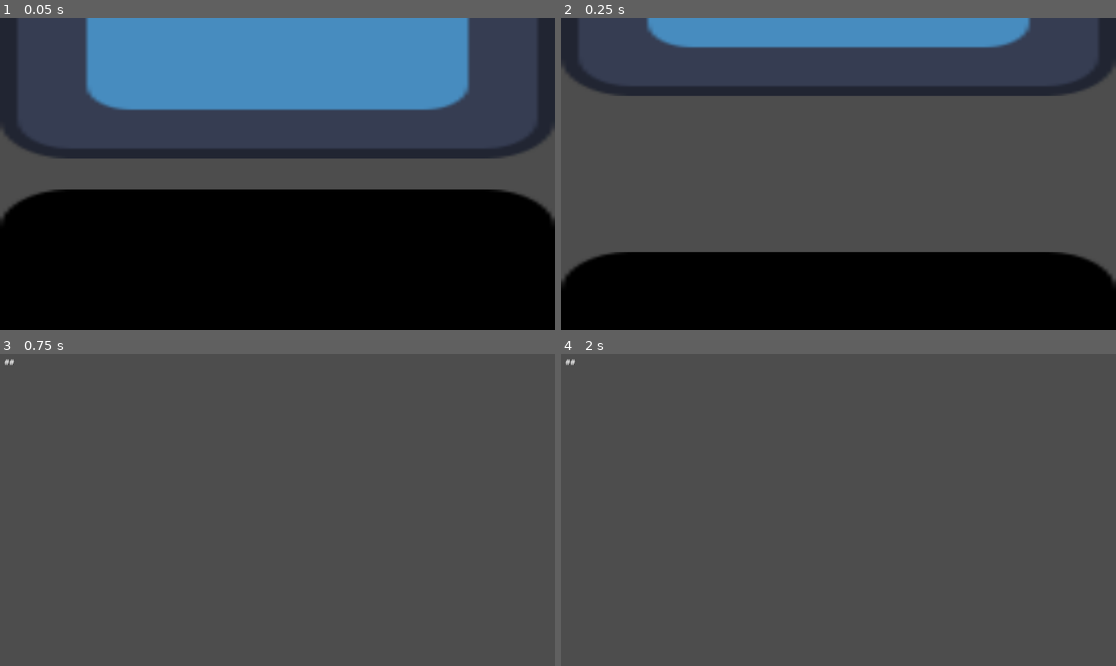
Above: before the commit, frames 1-4 (two rows, left to right).
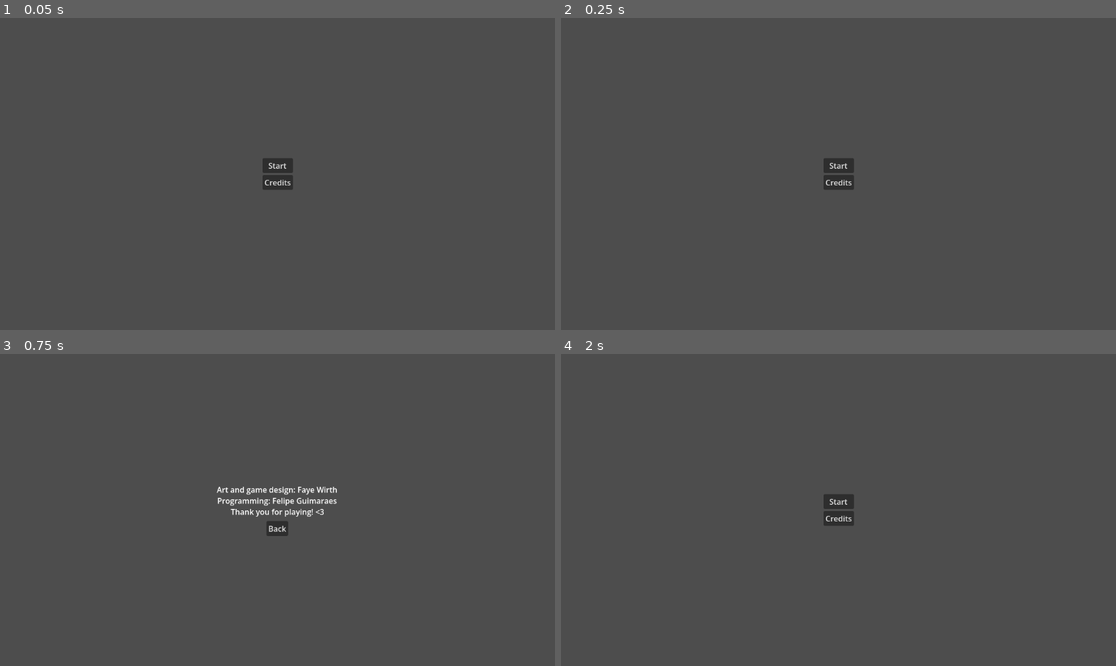
Above: after the commit, the same moments.

Repository: guimafelipe/hidenseek
Game: Godot game, scene res://Scenes/main_menu.tscn
Same seed, same stepped clock (60 frames per second), same inputs: the game is played once before the commit and once after it. Before the commit the project starts from res://Scenes/level.tscn. The engine's default icon, where the game draws it, is replaced by a stand-in: a white triangle on a blue panel in a dark square.
Inputs (mouse positions are in pixels of both pictures, inside the frame that each line leads up to):
- Up to frame 1 (0.05 s): no input
- Up to frame 2 (0.25 s): no input
- Up to frame 3 (0.75 s): click (277, 519) at 0.5 s, where only the run after the commit has a clickable "Credits"
- Up to frame 4 (2 s): click (838, 528) at 1.25 s, where only the run after the commit has a clickable "Back"

The runs differ from the first frame. In frame 1, 71% of the frame differs, in the area x 0-100%, y 0-100%; in frame 2, 36%; in frame 3, 0.8%; in frame 4, 0.5%.

Commit message:
Credits and scene changing

Diff:
--- /dev/null
+++ b/Scenes/credits.gd
@@ -0,0 +1,15 @@
+extends Control
+
+
+# Called when the node enters the scene tree for the first time.
+func _ready() -> void:
+	pass # Replace with function body.
+
+
+# Called every frame. 'delta' is the elapsed time since the previous frame.
+func _process(delta: float) -> void:
+	pass
+
+
+func _on_back_button_pressed() -> void:
+	get_tree().change_scene_to_file("res://Scenes/main_menu.tscn")
--- /dev/null
+++ b/Scenes/credits.tscn
@@ -0,0 +1,47 @@
+[gd_scene format=3 uid="uid://bvq4mbe065pxg"]
+
+[ext_resource type="Script" uid="uid://yufy7w3td5k3" path="res://Scenes/credits.gd" id="1_r18jl"]
+
+[node name="Credits" type="Control" unique_id=915386014]
+layout_mode = 3
+anchors_preset = 15
+anchor_right = 1.0
+anchor_bottom = 1.0
+grow_horizontal = 2
+grow_vertical = 2
+script = ExtResource("1_r18jl")
+
+[node name="MarginContainer" type="MarginContainer" parent="." unique_id=391634225]
+layout_mode = 1
+anchors_preset = 15
+anchor_right = 1.0
+anchor_bottom = 1.0
+grow_horizontal = 2
+grow_vertical = 2
+theme_override_constants/margin_left = 30
+theme_override_constants/margin_top = 30
+theme_override_constants/margin_right = 30
+theme_override_constants/margin_bottom = 30
+
+[node name="VBoxContainer" type="VBoxContainer" parent="MarginContainer" unique_id=1845635672]
+layout_mode = 2
+theme_override_constants/separation = 8
+alignment = 1
+
+[node name="CreditsText" type="RichTextLabel" parent="MarginContainer/VBoxContainer" unique_id=1503953144]
+clip_contents = false
+layout_mode = 2
+text = "Art and game design: Faye Wirth
+Programming: Felipe Guimaraes
+Thank you for playing! <3"
+fit_content = true
+scroll_active = false
+horizontal_alignment = 1
+
+[node name="BackButton" type="Button" parent="MarginContainer/VBoxContainer" unique_id=34748294]
+layout_mode = 2
+size_flags_horizontal = 4
+size_flags_vertical = 4
+text = "Back"
+
+[connection signal="pressed" from="MarginContainer/VBoxContainer/BackButton" to="." method="_on_back_button_pressed"]
--- a/Scenes/devil.gd
+++ b/Scenes/devil.gd
@@ -5,7 +5,6 @@
 # Called when the node enters the scene tree for the first time.
 func _ready() -> void:
 	pass # Replace with function body.
-
 
 # Called every frame. 'delta' is the elapsed time since the previous frame.
 func _process(delta: float) -> void:
--- /dev/null
+++ b/Scenes/devil.tscn
@@ -0,0 +1,6 @@
+[gd_scene format=3 uid="uid://brr661jipartu"]
+
+[ext_resource type="Script" uid="uid://b6powxgm72okf" path="res://Scenes/devil.gd" id="1_ct0k0"]
+
+[node name="Devil" type="Node2D" unique_id=1994970345]
+script = ExtResource("1_ct0k0")
--- a/Scenes/eyes_animation.gd
+++ b/Scenes/eyes_animation.gd
@@ -9,6 +9,15 @@
 	var scale_y = height/eyelid.texture.get_height()
 	eyelid.scale = Vector2(scale_x, scale_y)
 	print(eyelid.scale)
+
+func close_eyes() -> void:
+	var viewport_rect = get_viewport_rect()
+	var screen_height = viewport_rect.size.y
+
+	var upper_tween = self.create_tween()
+	var lower_tween = self.create_tween()
+	lower_tween.tween_property(lower_lid, "global_position", Vector2(0,screen_height), BLINK_DURATION)
+	upper_tween.tween_property(upper_lid, "global_position", Vector2(0,0), BLINK_DURATION)
 
 # Called when the node enters the scene tree for the first time.
 func _ready() -> void:
--- a/Scenes/level.tscn
+++ b/Scenes/level.tscn
@@ -1,11 +1,12 @@
 [gd_scene format=3 uid="uid://dexe21ystudex"]
 
-[ext_resource type="Script" uid="uid://b6powxgm72okf" path="res://Scenes/devil.gd" id="1_tumq0"]
+[ext_resource type="Script" uid="uid://c1qsu2nl24ytx" path="res://Scenes/level_manager.gd" id="1_81xng"]
 [ext_resource type="Script" uid="uid://dxmux6u37jch8" path="res://Scenes/eyes_animation.gd" id="2_81xng"]
 [ext_resource type="Texture2D" uid="uid://c6cmnvhrgoc0i" path="res://icon.svg" id="2_k5f4k"]
-[ext_resource type="Script" uid="uid://b700a7gp6qq64" path="res://Scenes/eyelid.gd" id="4_wqkje"]
+[ext_resource type="PackedScene" uid="uid://brr661jipartu" path="res://Scenes/devil.tscn" id="2_wqkje"]
 
 [node name="Level" type="Node2D" unique_id=1649889972]
+script = ExtResource("1_81xng")
 
 [node name="LvlNumber" type="Label" parent="." unique_id=915576122]
 offset_left = 9.0
@@ -16,9 +17,8 @@
 
 [node name="Background" type="Sprite2D" parent="." unique_id=271692418]
 
-[node name="Devil" type="Node2D" parent="." unique_id=652921443]
+[node name="Devil" parent="." unique_id=1994970345 instance=ExtResource("2_wqkje")]
 position = Vector2(674, 335)
-script = ExtResource("1_tumq0")
 
 [node name="EyesAnimation" type="Node2D" parent="." unique_id=1384674716]
 script = ExtResource("2_81xng")
@@ -27,11 +27,9 @@
 texture = ExtResource("2_k5f4k")
 centered = false
 offset = Vector2(0, 128)
-script = ExtResource("4_wqkje")
 
 [node name="LowerLid" type="Sprite2D" parent="EyesAnimation" unique_id=2113645726]
 modulate = Color(0, 0, 0, 1)
 position = Vector2(559, 103)
 texture = ExtResource("2_k5f4k")
 centered = false
-script = ExtResource("4_wqkje")
--- /dev/null
+++ b/Scenes/level_manager.gd
@@ -0,0 +1,23 @@
+extends Node2D
+
+var waiting_for_next: bool = false
+
+func go_next():
+	if not waiting_for_next:
+		return
+
+func devil_found():
+	# show devil animation and message
+	waiting_for_next = true
+
+func _input(event: InputEvent) -> void:
+	if event.is_action("mouse_click"):
+		go_next()
+
+# Called when the node enters the scene tree for the first time.
+func _ready() -> void:
+	pass # Replace with function body.
+
+# Called every frame. 'delta' is the elapsed time since the previous frame.
+func _process(delta: float) -> void:
+	pass
--- /dev/null
+++ b/Scenes/main_menu.tscn
@@ -0,0 +1,38 @@
+[gd_scene format=3 uid="uid://dlvtmyr5q2dmi"]
+
+[ext_resource type="Script" uid="uid://ccs5drea6m2gb" path="res://main_menu.gd" id="1_28flt"]
+
+[node name="MainMenu" type="Control" unique_id=1554979941]
+layout_mode = 3
+anchors_preset = 15
+anchor_right = 1.0
+anchor_bottom = 1.0
+grow_horizontal = 2
+grow_vertical = 2
+script = ExtResource("1_28flt")
+
+[node name="VBoxContainer" type="VBoxContainer" parent="." unique_id=762513018]
+layout_mode = 1
+anchors_preset = 8
+anchor_left = 0.5
+anchor_top = 0.5
+anchor_right = 0.5
+anchor_bottom = 0.5
+offset_left = -31.5
+offset_top = -33.0
+offset_right = 31.5
+offset_bottom = 33.0
+grow_horizontal = 2
+grow_vertical = 2
+alignment = 1
+
+[node name="StartButton" type="Button" parent="VBoxContainer" unique_id=223766046]
+layout_mode = 2
+text = "Start"
+
+[node name="CreditsButton" type="Button" parent="VBoxContainer" unique_id=1170479406]
+layout_mode = 2
+text = "Credits"
+
+[connection signal="pressed" from="VBoxContainer/StartButton" to="." method="_on_start_button_pressed"]
+[connection signal="pressed" from="VBoxContainer/CreditsButton" to="." method="_on_credits_button_pressed"]
--- /dev/null
+++ b/game_progress_manager.gd
@@ -0,0 +1,14 @@
+extends Node
+
+var current_level : int
+const MAX_LEVEL = 6
+
+
+# Called when the node enters the scene tree for the first time.
+func _ready() -> void:
+	pass # Replace with function body.
+
+
+# Called every frame. 'delta' is the elapsed time since the previous frame.
+func _process(delta: float) -> void:
+	pass
--- a/Scenes/eyelid.gd
+++ b/main_menu.gd
@@ -1,4 +1,4 @@
-extends Sprite2D
+extends Control
 
 
 # Called when the node enters the scene tree for the first time.
@@ -9,3 +9,11 @@
 # Called every frame. 'delta' is the elapsed time since the previous frame.
 func _process(delta: float) -> void:
 	pass
+
+
+func _on_start_button_pressed() -> void:
+	get_tree().change_scene_to_file("todo")
+
+
+func _on_credits_button_pressed() -> void:
+	get_tree().change_scene_to_file("res://Scenes/credits.tscn")
--- a/project.godot
+++ b/project.godot
@@ -11,9 +11,14 @@
 [application]
 
 config/name="hidenseek"
-run/main_scene="uid://dexe21ystudex"
+run/main_scene="uid://dlvtmyr5q2dmi"
 config/features=PackedStringArray("4.6", "GL Compatibility")
 config/icon="res://icon.svg"
+
+[autoload]
+
+GameProgressManager="*uid://bil7qfcyxxukj"
+SceneLoader="*uid://cph5pjl4ug4vf"
 
 [dotnet]
 
--- /dev/null
+++ b/scene_loader.gd
@@ -0,0 +1,4 @@
+extends Node
+
+func goto_scene(path : String) -> void:
+	get_tree().change_scene_to_file(path)
Not shown, added: Scenes/credits.gd.uid
Not shown, removed: Scenes/eyelid.gd.uid
Not shown, added: Scenes/level_manager.gd.uid
Not shown, added: game_progress_manager.gd.uid
Not shown, added: main_menu.gd.uid
Not shown, added: scene_loader.gd.uid
